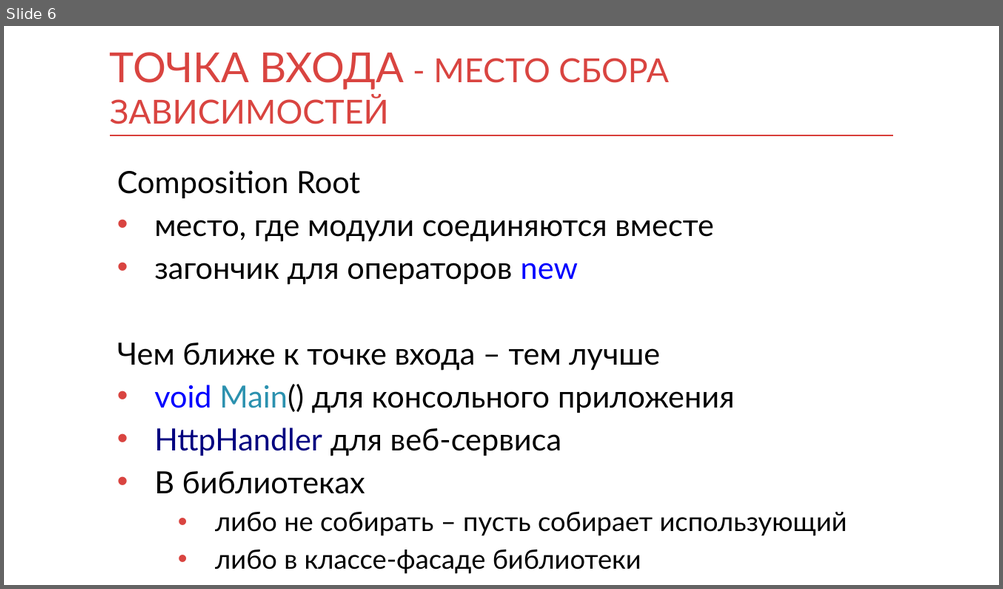
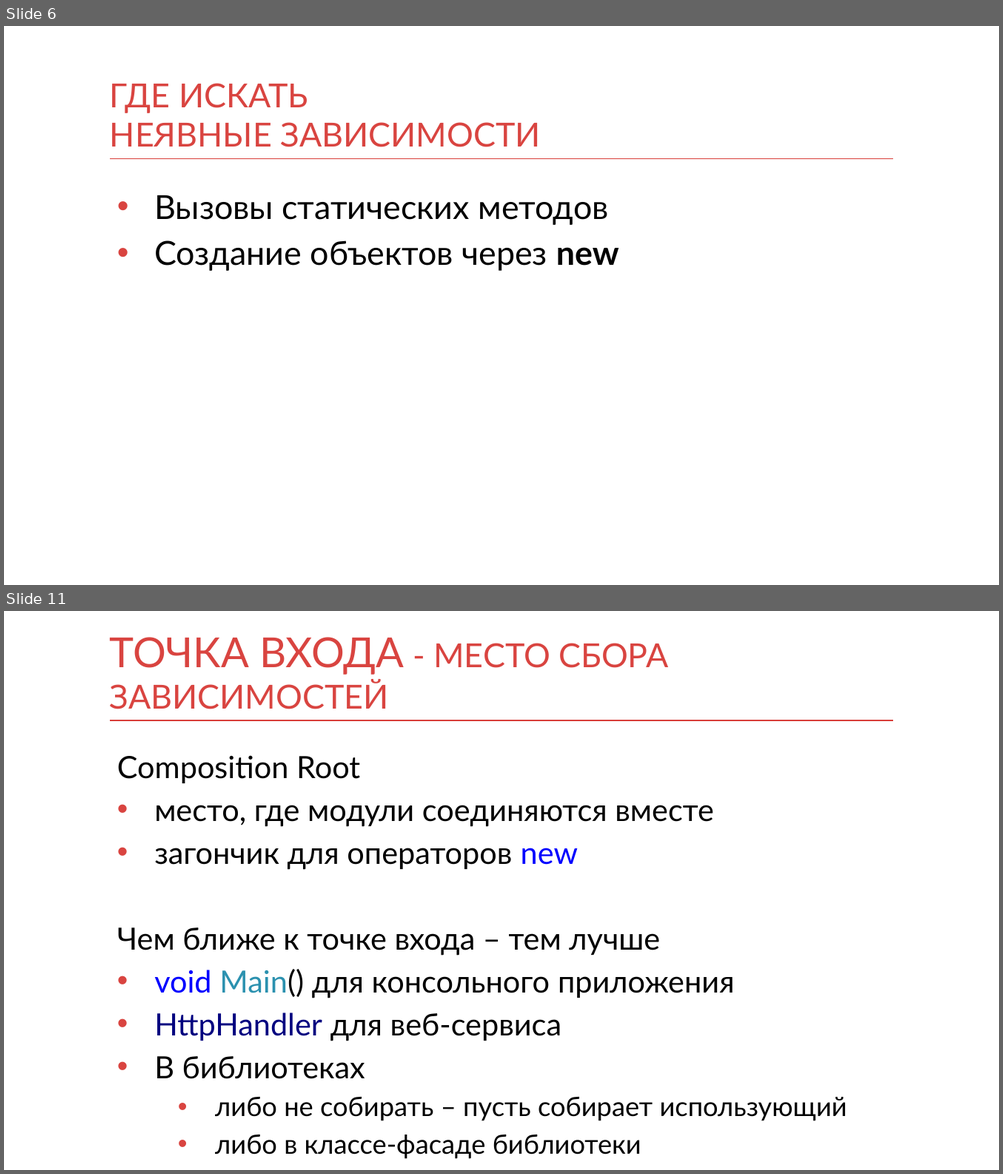
Before and after one commit to kontur-courses/di, a slide deck: di.pptx. Shown one above the other, each under a label of ours: slide 6 before the commit, slides 6 and 11 after it; the slides between them are not shown. The pictures are 1003x589 and 1003x1174 pixels, drawn with LibreOffice and Linux fonts; fonts in the diff are those of the drawing. Boxes give left, top, right and bottom in pixels: in the first picture for what was removed or moved away, otherwise in the second. Text is boxed around its words. In the diff, an @@ line names an element or a change of style, - is before the commit and + after.

```diff
--- a/di.pptx
+++ b/di.pptx
@@ slide 6 added at [4, 26, 999, 585], background #FFFFFF @@
@@ title added at [110, 83, 540, 147], 32 pt, text #D94440 @@
+ГДЕ ИСКАТЬ
+НЕЯВНЫЕ ЗАВИСИМОСТИ
@@ line added from (110, 158) to (893, 158), #D83F3B 1 pt @@
@@ text added at [154, 195, 619, 271], 32 pt, text #000000 @@
+• Вызовы статических методов
+• Создание объектов через new
@@ what was slide 6 is now slide 11 @@
```
Also in this commit, not shown: 8 slides changed, 13 other slides added.
